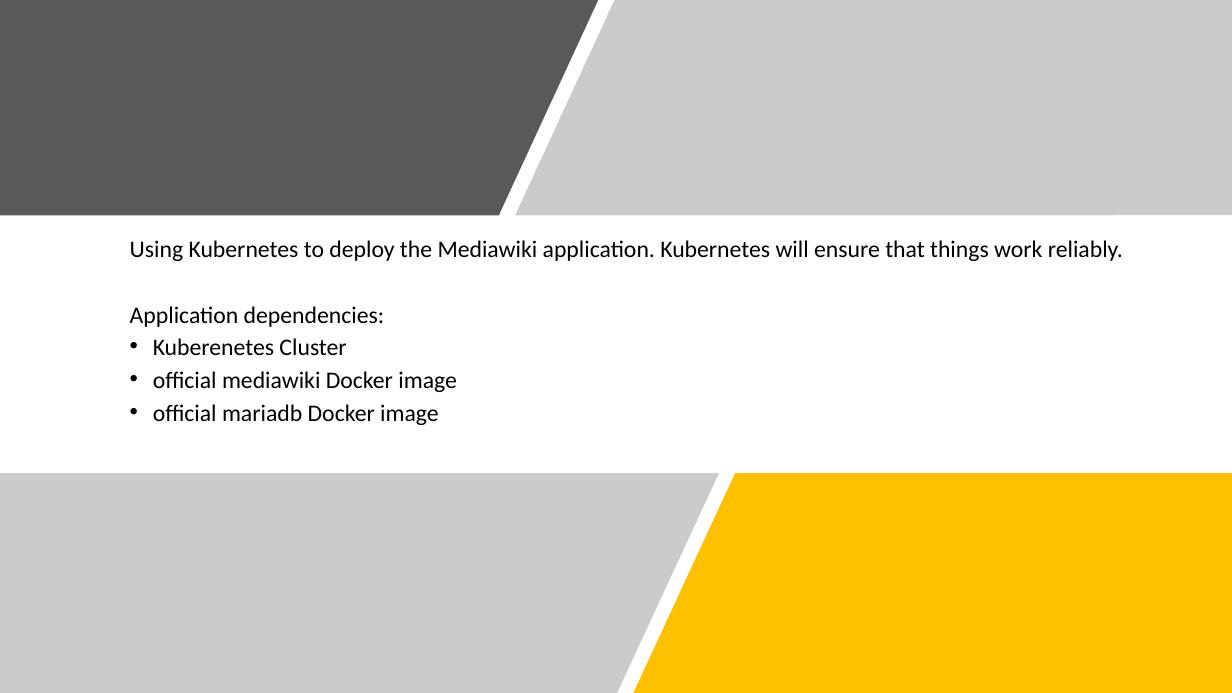
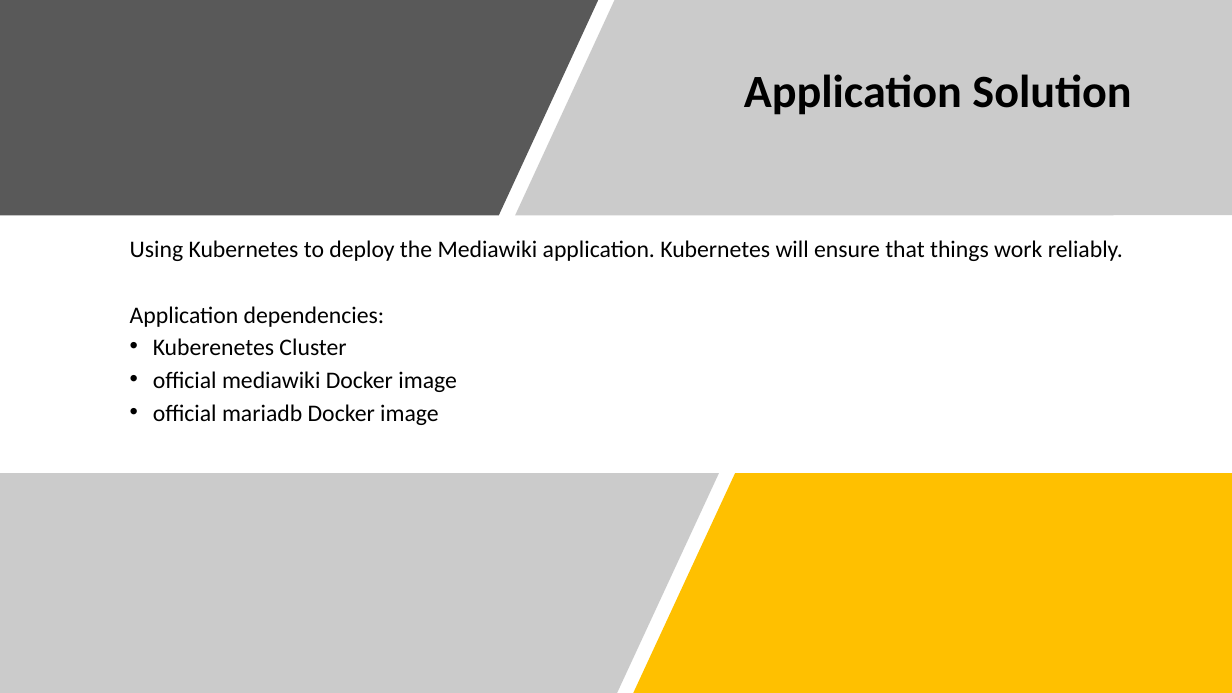
Before and after one commit to mukeshnegi2108/ThoughtWorks, a slide deck: slide 2 of Presentation.pptx. Drawn at 1232x693 pixels with LibreOffice and Linux fonts; fonts in the diff are those of the drawing. Boxes give left, top, right and bottom in pixels: in the first picture for what was removed or moved away, otherwise in the second. Text is boxed around its words. In the diff, an @@ line names an element or a change of style, - is before the commit and + after.

```diff
--- a/Presentation.pptx
+++ b/Presentation.pptx
@@ text added at (744, 74, 1131, 115), 36 pt, text #000000, bold @@
+Application Solution
```
Also in this commit, not shown: 1 other slide changed, 5 slides added, 1 other file.
